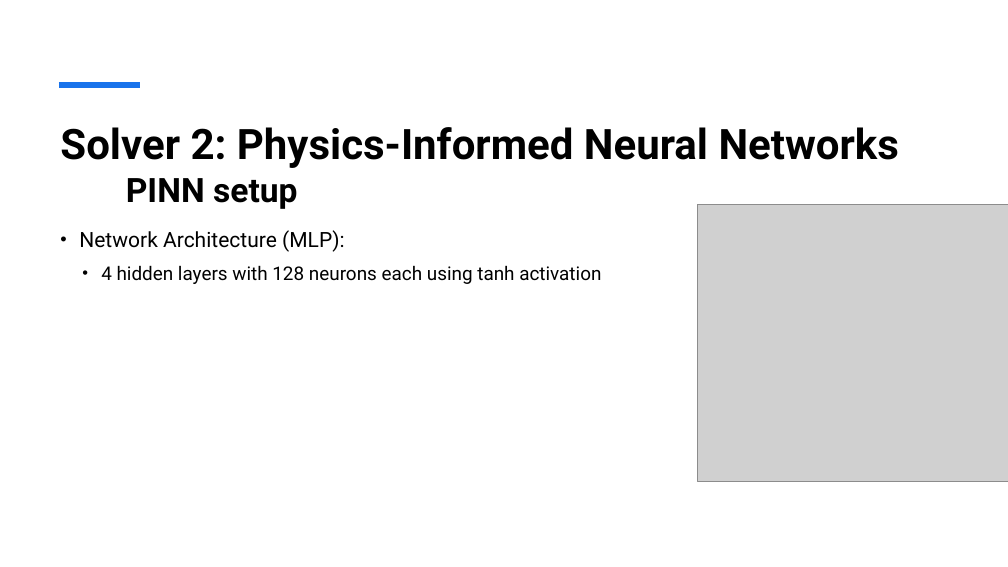
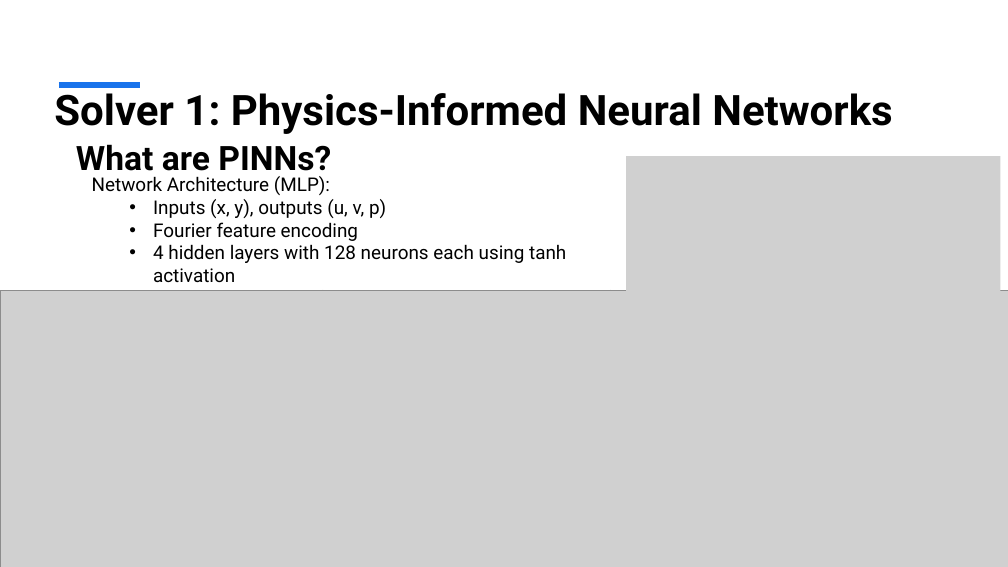
Before and after one commit to henrikhaug1/MEK4470, a slide deck: slide 3 of Presentation1.pptx (slide 7 before the commit). Drawn at 1008x567 pixels with LibreOffice and Linux fonts; fonts in the diff are those of the drawing; grey boxes stand for pictures. Boxes give left, top, right and bottom in pixels: in the first picture for what was removed or moved away, otherwise in the second. Text is boxed around its words. In the diff, an @@ line names an element or a change of style, - is before the commit and + after.

```diff
--- a/Presentation1.pptx
+++ b/Presentation1.pptx
@@ title at (x1=54, y1=86, x2=892, y2=134): text changed @@
-Solver 2: Physics-Informed Neural Networks
+Solver 1: Physics-Informed Neural Networks
@@ text added at (x1=76, y1=144, x2=331, y2=178), 32 pt, text #000000, bold @@
+What are PINNs?
@@ text added at (x1=92, y1=176, x2=616, y2=291), 18 pt, text #000000 @@
+Network Architecture (MLP):
+  • Inputs (x, y), outputs (u, v, p)
+  • Fourier feature encoding
+  • 4 hidden layers with 128 neurons each using tanh activation
+  • Two-phase training (Adam with cosine decay + L-BFGS)
@@ text removed at (x1=126, y1=178, x2=297, y2=209) @@
-PINN setup
@@ picture added at (x1=626, y1=156, x2=1000, y2=345) @@
@@ picture removed at (x1=698, y1=204, x2=1008, y2=482) @@
@@ text removed at (x1=79, y1=230, x2=601, y2=284) @@
-• Network Architecture (MLP):
-  • 4 hidden layers with 128 neurons each using tanh activation
@@ picture added at (x1=0, y1=290, x2=1008, y2=567) @@
```
Also in this commit, not shown: 4 other slides changed, 4 slides added, 6 slides removed, 26 other files.
